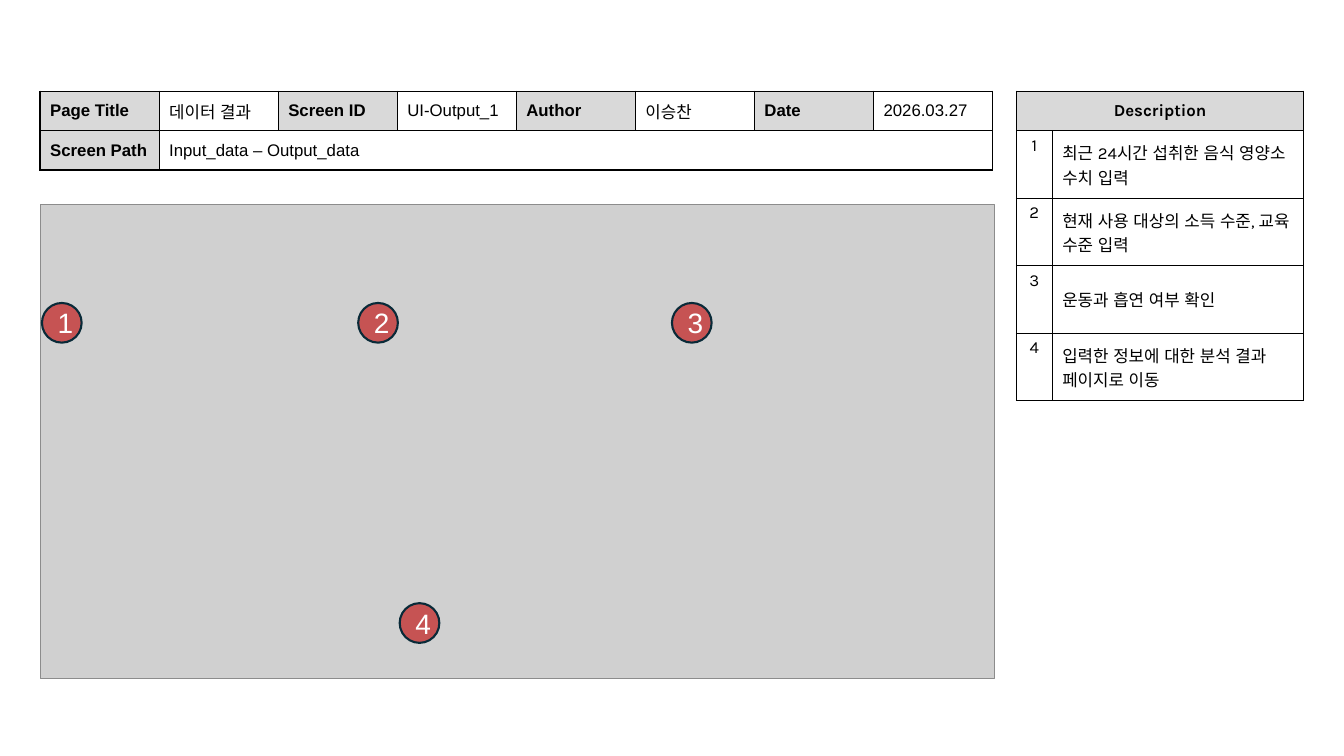
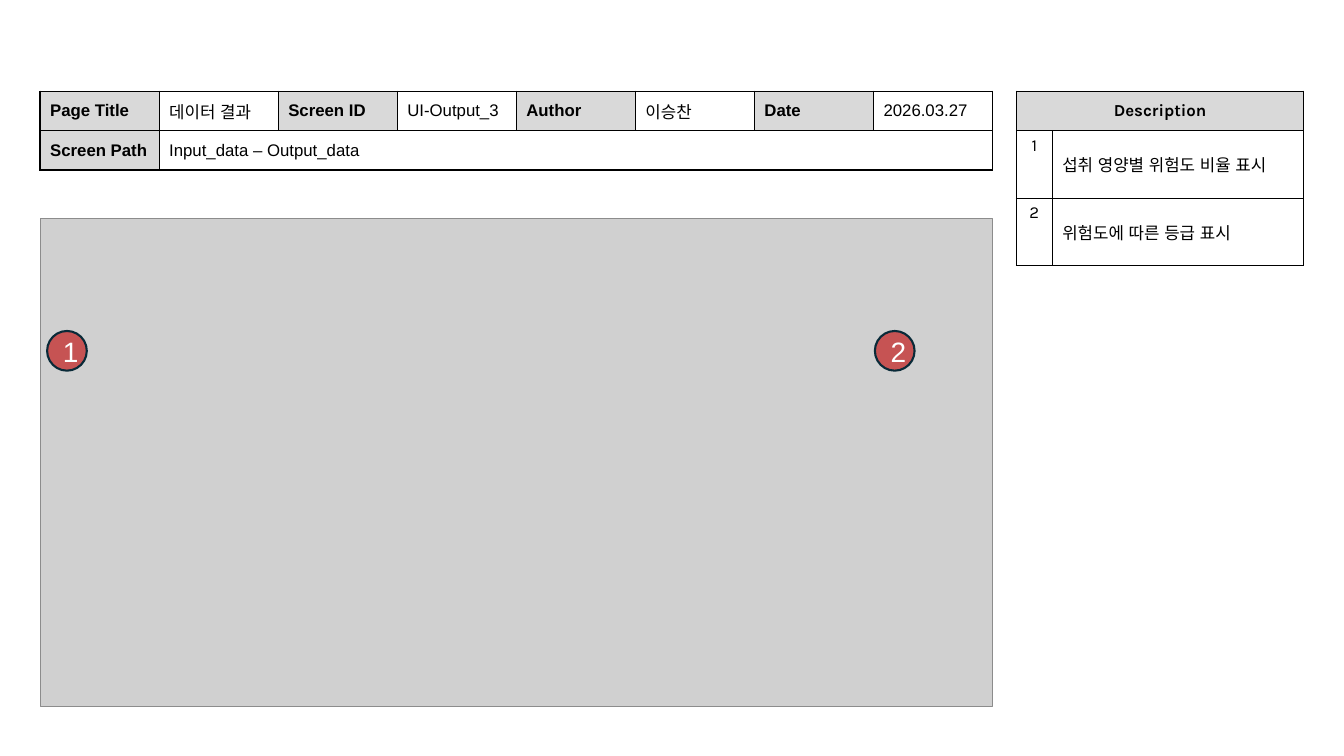
Before and after one commit to dc-inside/LeeSeungChan, a slide deck: slide 9 of 1차 프로젝트/기획/기획서.pptx (slide 8 before the commit). Drawn at 1344x756 pixels with LibreOffice and Linux fonts; fonts in the diff are those of the drawing; grey boxes stand for pictures. Boxes give left, top, right and bottom in pixels: in the first picture for what was removed or moved away, otherwise in the second. Text is boxed around its words. In the diff, an @@ line names an element or a change of style, - is before the commit and + after.

```diff
--- a/1차 프로젝트/기획/기획서.pptx
+++ b/1차 프로젝트/기획/기획서.pptx
@@ table at (40,91,992,169) @@
-row 1, column 4: UI-Output_1
+row 1, column 4: UI-Output_3
@@ table at (1016,91,1305,265) @@
-row 2: 1 | 최근 24시간 섭취한 음식 영양소 수치 입력
-row 3: 2 | 현재 사용 대상의 소득 수준, 교육 수준 입력
-row 4: 3 | 운동과 흡연 여부 확인
-row 5: 4 | 입력한 정보에 대한 분석 결과 페이지로 이동
+row 2: 1 | 섭취 영양별 위험도 비율 표시
+row 3: 2 | 위험도에 따른 등급 표시
@@ picture: place and size @@
-picture at (40,205,995,680)
+picture at (40,219,993,707)
@@ ellipse removed at (673,303,712,343) @@
-3
@@ ellipse "1": place and size @@
-ellipse "1" at (42,303,82,343)
+ellipse "1" at (47,331,87,370)
@@ ellipse "2": place and size @@
-ellipse "2" at (358,303,397,343)
+ellipse "2" at (875,331,914,370)
@@ ellipse removed at (400,603,440,642) @@
-4
```
Also in this commit, not shown: 3 other slides changed.
